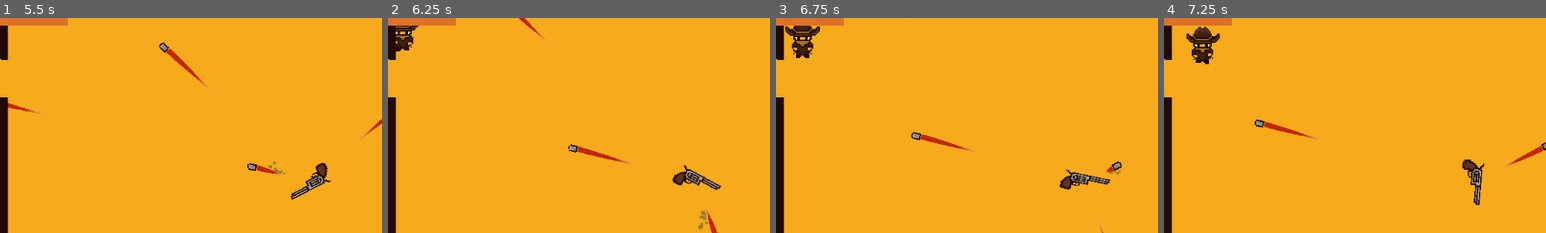
Above: before the commit, frames 1-4 (left to right).
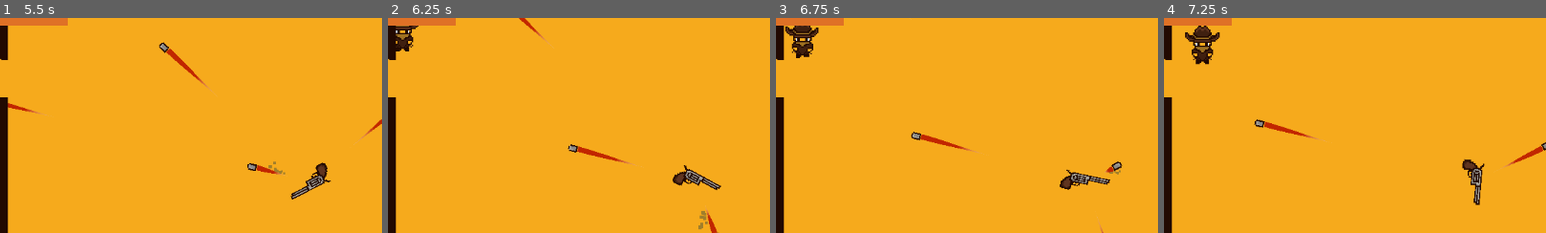
Above: after the commit, the same moments.

Repository: Guigo-dev/JuniperGameJam
Game: Godot game, scene res://Scenes/Menus/menu_inicial.tscn
The game is run twice, just before and just after one commit, with the same random seed, the same clock (stepped at 60 frames per second) and the same inputs.
Inputs (mouse positions are % of the whole screen's width and height, from its top left):
- Up to frame 1 (5.5 s): click "Iniciar" at 0.5 s; move the mouse to (72, 45) at 1.27 s; hold Right (Direita) 1.28-2.03 s; tap Space (atirar) every 0.75 s from 1.35 to 5.1 s; click (72, 45) at 1.42 s; move the mouse to (30, 55) at 2.02 s; hold Left (Esquerda) 2.03-2.78 s; move the mouse to (60, 28) at 2.77 s; hold Right (Direita) 2.78-4.28 s; move the mouse to (45, 70) at 3.52 s; click (45, 70) at 3.67 s; move the mouse to (80, 65) at 4.27 s; hold Left (Esquerda) from 4.28 s (still down); move the mouse to (20, 35) at 5.02 s
- Up to frame 2 (6.25 s): keep holding Left (Esquerda); move the mouse to (55, 50) at 5.77 s; tap Space (atirar) at 5.85 s; click (55, 50) at 5.92 s
- Up to frame 3 (6.75 s): move the mouse to (35, 25) at 6.52 s; release Left (Esquerda) at 6.53 s; hold Right (Direita) from 6.53 s (still down); tap Space (atirar) at 6.6 s
- Up to frame 4 (7.25 s): keep holding Right (Direita)
The pictures show only the part of the screen within x 9-59%, y 13-63%; the shares and areas given below are measured in that part.

Frame 1 is identical in both runs. In frame 2, 0.2% of the frame differs, in the area x 2-7%, y 3-16%; in frame 3, 0.3%; in frame 4, 0.4%, in the area x 5-15%, y 3-22%.

Commit message:
alteracoes afterlife e por algum motivo a arma ta girando mais rapido quando n ta upada

Diff:
--- a/Scenes/FasePrincipal/EnemyDefault.tscn
+++ b/Scenes/FasePrincipal/EnemyDefault.tscn
@@ -53,7 +53,6 @@
 texture_filter = 1
 sprite_frames = SubResource("SpriteFrames_n7ou2")
 autoplay = "default"
-frame_progress = 0.478554
 
 [node name="ColissionShape2D" type="CollisionShape2D" parent="." unique_id=1645832035]
 position = Vector2(0, 4)
--- a/Scenes/FasePrincipal/FasePrincipal.tscn
+++ b/Scenes/FasePrincipal/FasePrincipal.tscn
@@ -367,7 +367,6 @@
 anchors_preset = -1
 anchor_left = 0.38
 anchor_top = -0.4390244
-anchor_right = 0.38
 offset_left = 6.0
 offset_top = 18.0
 offset_right = 100.0
@@ -459,6 +458,7 @@
 position = Vector2(247, -138)
 scale = Vector2(1.5, 1.5)
 sprite_frames = SubResource("SpriteFrames_prgf5")
+animation = &"0 life"
 
 [node name="UI" type="Control" parent="." unique_id=331231115]
 process_mode = 2
--- a/Scenes/Menus/upgrade_tree.tscn
+++ b/Scenes/Menus/upgrade_tree.tscn
@@ -106,18 +106,29 @@
 theme_override_colors/font_color = Color(0, 0, 0, 1)
 text = "Level : 1"
 
-[node name="BulletButton" type="Button" parent="GunButton" unique_id=241848814]
-texture_filter = 1
-layout_mode = 0
-offset_left = 106.0
-offset_right = 178.0
-offset_bottom = 60.0
+[node name="BackButton" type="Button" parent="." unique_id=1408834189]
+texture_filter = 1
+layout_mode = 0
+offset_left = 16.0
+offset_top = 12.0
+offset_right = 61.0
+offset_bottom = 50.0
+theme_override_fonts/font = ExtResource("2_c62tb")
+text = "Back"
+
+[node name="BulletButton" type="Button" parent="." unique_id=241848814]
+texture_filter = 1
+layout_mode = 0
+offset_left = 338.0
+offset_top = 137.0
+offset_right = 442.0
+offset_bottom = 197.0
 scale = Vector2(0.66826904, 0.7360641)
 theme_override_fonts/font = ExtResource("2_c62tb")
 theme_override_font_sizes/font_size = 16
 text = "Bullet"
 
-[node name="PenStatButton" type="Button" parent="GunButton/BulletButton" unique_id=510887778]
+[node name="PenStatButton" type="Button" parent="BulletButton" unique_id=510887778]
 texture_filter = 1
 layout_mode = 1
 anchors_preset = -1
@@ -133,16 +144,16 @@
 theme_override_font_sizes/font_size = 12
 text = "Penetration"
 
-[node name="Level" type="Label" parent="GunButton/BulletButton/PenStatButton" unique_id=127694988]
-texture_filter = 1
-layout_mode = 0
-offset_top = 56.0
-offset_right = 100.0
-offset_bottom = 79.0
-theme_override_colors/font_color = Color(0, 0, 0, 1)
-text = "Level : 1"
-
-[node name="BulletVelStatButton" type="Button" parent="GunButton/BulletButton" unique_id=1100815480]
+[node name="Level" type="Label" parent="BulletButton/PenStatButton" unique_id=127694988]
+texture_filter = 1
+layout_mode = 0
+offset_top = 56.0
+offset_right = 100.0
+offset_bottom = 79.0
+theme_override_colors/font_color = Color(0, 0, 0, 1)
+text = "Level : 0"
+
+[node name="BulletVelStatButton" type="Button" parent="BulletButton" unique_id=1100815480]
 texture_filter = 1
 layout_mode = 1
 anchors_preset = -1
@@ -159,16 +170,16 @@
 text = "Velocity"
 autowrap_mode = 2
 
-[node name="Level" type="Label" parent="GunButton/BulletButton/BulletVelStatButton" unique_id=9375896]
-texture_filter = 1
-layout_mode = 0
-offset_top = 56.0
-offset_right = 100.0
-offset_bottom = 79.0
-theme_override_colors/font_color = Color(0, 0, 0, 1)
-text = "Level : 1"
-
-[node name="DamageButton" type="Button" parent="GunButton/BulletButton" unique_id=1422610575]
+[node name="Level" type="Label" parent="BulletButton/BulletVelStatButton" unique_id=9375896]
+texture_filter = 1
+layout_mode = 0
+offset_top = 56.0
+offset_right = 100.0
+offset_bottom = 79.0
+theme_override_colors/font_color = Color(0, 0, 0, 1)
+text = "Level : 0"
+
+[node name="DamageButton" type="Button" parent="BulletButton" unique_id=1422610575]
 texture_filter = 1
 layout_mode = 1
 anchors_preset = -1
@@ -184,29 +195,19 @@
 theme_override_font_sizes/font_size = 12
 text = "Damage"
 
-[node name="Level" type="Label" parent="GunButton/BulletButton/DamageButton" unique_id=113134609]
-texture_filter = 1
-layout_mode = 0
-offset_top = 56.0
-offset_right = 100.0
-offset_bottom = 79.0
-theme_override_colors/font_color = Color(0, 0, 0, 1)
-text = "Level : 1"
-
-[node name="BackButton" type="Button" parent="." unique_id=1408834189]
-texture_filter = 1
-layout_mode = 0
-offset_left = 16.0
-offset_top = 12.0
-offset_right = 61.0
-offset_bottom = 50.0
-theme_override_fonts/font = ExtResource("2_c62tb")
-text = "Back"
+[node name="Level" type="Label" parent="BulletButton/DamageButton" unique_id=113134609]
+texture_filter = 1
+layout_mode = 0
+offset_top = 56.0
+offset_right = 100.0
+offset_bottom = 79.0
+theme_override_colors/font_color = Color(0, 0, 0, 1)
+text = "Level : 0"
 
 [connection signal="pressed" from="GunButton/LifeStatButton" to="." method="_on_life_stat_button_pressed"]
 [connection signal="pressed" from="GunButton/VelStatButton" to="." method="_on_vel_stat_button_pressed"]
 [connection signal="pressed" from="GunButton/FireRateButton" to="." method="_on_fire_rate_button_pressed"]
-[connection signal="pressed" from="GunButton/BulletButton/PenStatButton" to="." method="_on_pen_stat_button_pressed"]
-[connection signal="pressed" from="GunButton/BulletButton/BulletVelStatButton" to="." method="_on_bullet_vel_stat_button_pressed"]
-[connection signal="pressed" from="GunButton/BulletButton/DamageButton" to="." method="_on_damage_button_pressed"]
 [connection signal="pressed" from="BackButton" to="." method="_on_back_button_pressed"]
+[connection signal="pressed" from="BulletButton/PenStatButton" to="." method="_on_pen_stat_button_pressed"]
+[connection signal="pressed" from="BulletButton/BulletVelStatButton" to="." method="_on_bullet_vel_stat_button_pressed"]
+[connection signal="pressed" from="BulletButton/DamageButton" to="." method="_on_damage_button_pressed"]
--- a/Scripts/FasePrincipal/HealthComponent.gd
+++ b/Scripts/FasePrincipal/HealthComponent.gd
@@ -13,5 +13,5 @@
 	else :
 		lifePoints += modifier
 
-	if(lifePoints == 0):
+	if(lifePoints <= 0):
 		died.emit()
--- a/Scripts/FasePrincipal/arma.gd
+++ b/Scripts/FasePrincipal/arma.gd
@@ -47,7 +47,6 @@
 
 func _on_area_entered(area: Area2D) -> void:
 	if(area.is_in_group("enemy")):
-		print("acertou")
 		healthComponent.updateLP(-1)
 		get_parent().update_lifeCounterIcon(healthComponent.lifePoints,0)
 	if(area.is_in_group("lifeGainer")):
--- a/Scripts/FasePrincipal/bala.gd
+++ b/Scripts/FasePrincipal/bala.gd
@@ -3,7 +3,7 @@
 var direction
 @export var speed = 70
 @export var penetration = 1
-@export var dano := 1
+@export var damage := 1
 var target: Node2D
 
 
@@ -13,7 +13,7 @@
 	GameManager.bullet_stat_changed.connect(_on_bullet_stat_changed)
 	speed = GameManager.bulletStat["velocity"]
 	penetration = GameManager.bulletStat["penetration"]
-	dano = GameManager.bulletStat["damage"]
+	damage = GameManager.bulletStat["damage"]
 
 # Called every frame. 'delta' is the elapsed time since the previous frame.
 func _process(delta: float) -> void:
@@ -29,6 +29,6 @@
 	if(stat_type == GameManager.BulletStat.penetration):
 		GameManager.bulletStat["penetration"] += 1
 	elif(stat_type == GameManager.BulletStat.velocity):
-		GameManager.bulletStat["velocity"] += 10
+		GameManager.bulletStat["velocity"] += 5
 	elif(stat_type == GameManager.BulletStat.damage):
 		GameManager.bulletStat["damage"] += 1
--- a/Scripts/FasePrincipal/enemy.gd
+++ b/Scripts/FasePrincipal/enemy.gd
@@ -21,7 +21,7 @@
 
 func _on_area_entered(area: Area2D) -> void:
 	if(area.is_in_group("bala")):
-		healthComponent.updateLP(-1)
+		healthComponent.updateLP(-area.damage)
 		flash_damage()
 		var direction = (global_position - area.position).normalized()
 		var tween = create_tween()
--- a/Scripts/FasePrincipal/game_manager.gd
+++ b/Scripts/FasePrincipal/game_manager.gd
@@ -6,14 +6,21 @@
 
 var gunStats := {
 	"life": 3,
-	"speed": 1,
-	"fire_rate": 0.75
+	"speed": 1.0,
+	"fire_rate": 0.75,
+	"lifeUpgradeQtd": 0,
+	"speedUpgradeQtd": 0,
+	"fire_rateUpgradeQtd": 0
 }
 var bulletStat := {
 	"penetration": 1,
 	"velocity": 70,
-	"damage": 1
+	"damage": 1,
+	"penetrationUpgradeQtd": 0,
+	"velocityUpgradeQtd": 0,
+	"damageUpgradeQtd": 0
 }
+
 
 enum GunStat {life,speed,fire_rate}
 enum BulletStat {penetration, velocity, damage}
@@ -21,7 +28,7 @@
 @export var upgrade_tree_scene : PackedScene
 var current_upgrade_tree
 
-var XP:= 3;
+var XP:= 100;
 
 @export var souls : int = 0
 @export var current_gun : String = "default"
--- a/Scripts/Menus/upgrade_tree.gd
+++ b/Scripts/Menus/upgrade_tree.gd
@@ -1,37 +1,69 @@
 extends Control
+
+
+func _ready() -> void:
+	atualizar_labels()
+
+
+func atualizar_labels():
+	$GunButton/LifeStatButton/Level.text = "Level: " +str(GameManager.gunStats["lifeUpgradeQtd"])
+	$GunButton/VelStatButton/Level.text = "Level: " +str(GameManager.gunStats["speedUpgradeQtd"])
+	$GunButton/FireRateButton/Level.text = "Level: " +str(GameManager.gunStats["fire_rateUpgradeQtd"])
+
+	$BulletButton/PenStatButton/Level.text = "Level: " +str(GameManager.bulletStat["penetrationUpgradeQtd"])
+	$BulletButton/BulletVelStatButton/Level.text = "Level: " +str(GameManager.bulletStat["velocityUpgradeQtd"])
+	$BulletButton/DamageButton/Level.text = "Level: " +str(GameManager.bulletStat["damageUpgradeQtd"])
 
 #emitindo sinais de upgrade de arma
 func _on_life_stat_button_pressed() -> void:
-	if(GameManager.XP>0):
-		GameManager.XP -=1
-		GameManager.gun_stat_changed.emit(GameManager.GunStat.life)
+	if(GameManager.gunStats["lifeUpgradeQtd"] < 3):
+		if(GameManager.XP>0):
+			GameManager.gunStats["lifeUpgradeQtd"] += 1
+			atualizar_labels()
+			GameManager.XP -=1
+			GameManager.gun_stat_changed.emit(GameManager.GunStat.life)
 
 func _on_vel_stat_button_pressed() -> void:
-	if(GameManager.XP>0):
-		GameManager.XP -=1
-		GameManager.gun_stat_changed.emit(GameManager.GunStat.speed)
+	if(GameManager.gunStats["speedUpgradeQtd"] < 3):
+		if(GameManager.XP>0):
+			GameManager.gunStats["speedUpgradeQtd"] += 1
+			atualizar_labels()
+			GameManager.XP -=1
+			GameManager.gun_stat_changed.emit(GameManager.GunStat.speed)
 
 func _on_fire_rate_button_pressed() -> void:
-	if(GameManager.XP>0):
-		GameManager.XP -=1
-		GameManager.gun_stat_changed.emit(GameManager.GunStat.fire_rate)
+	if(GameManager.gunStats["fire_rateUpgradeQtd"] < 3):
+		if(GameManager.XP>0):
+			GameManager.gunStats["fire_rateUpgradeQtd"] += 1
+			atualizar_labels()
+			GameManager.XP -=1
+			GameManager.gun_stat_changed.emit(GameManager.GunStat.fire_rate)
 
 
 #emitindo sinais de upgrade de bala
 func _on_pen_stat_button_pressed() -> void:
-	if(GameManager.XP>0):
-		GameManager.XP -=1
-		GameManager.bullet_stat_changed.emit(GameManager.BulletStat.penetration)
+	if(GameManager.bulletStat["penetrationUpgradeQtd"] < 3):
+		if(GameManager.XP>0):
+			GameManager.bulletStat["penetrationUpgradeQtd"] += 1
+			GameManager.XP -=1
+			atualizar_labels()
+			GameManager.bullet_stat_changed.emit(GameManager.BulletStat.penetration)
 
 func _on_bullet_vel_stat_button_pressed() -> void:
-	if(GameManager.XP>0):
-		GameManager.XP -=1
-		GameManager.bullet_stat_changed.emit(GameManager.BulletStat.velocity)
+	if(GameManager.bulletStat["velocityUpgradeQtd"] <3):
+		if(GameManager.XP>0):
+			GameManager.bulletStat["velocityUpgradeQtd"] += 1
+			atualizar_labels()
+			GameManager.XP -=1
+			GameManager.bullet_stat_changed.emit(GameManager.BulletStat.velocity)
 
 func _on_damage_button_pressed() -> void:
-	if(GameManager.XP>0):
-		GameManager.XP -=1
-		GameManager.bullet_stat_changed.emit(GameManager.BulletStat.damage)
+	if(GameManager.bulletStat["damageUpgradeQtd"] <3):
+		if(GameManager.XP>0):
+			GameManager.bulletStat["damageUpgradeQtd"] += 1
+			atualizar_labels()
+			GameManager.XP -=1
+			GameManager.bullet_stat_changed.emit(GameManager.BulletStat.damage)
 
 
 func _on_back_button_pressed() -> void:
Not shown, added: Sprites/PNG/bt_back.png.import
Not shown, added: Sprites/PNG/bt_back_hover.png.import
Not shown, added: Sprites/PNG/bt_back_onclick.png.import
Not shown, added: Sprites/PNG/bt_credits.png.import
Not shown, added: Sprites/PNG/bt_credits_hover.png.import
Not shown, added: Sprites/PNG/bt_credits_onclick.png.import
Not shown, added: Sprites/PNG/bt_play.png.import
Not shown, added: Sprites/PNG/bt_play_hover.png.import
Not shown, added: Sprites/PNG/bt_play_onclick.png.import
Not shown, added: Sprites/PNG/bt_tryagain.png.import
Not shown, added: Sprites/PNG/bt_tryagain_hover.png.import
Not shown, added: Sprites/PNG/bt_tryagain_onclick.png.import
(and 2 more such lines)
